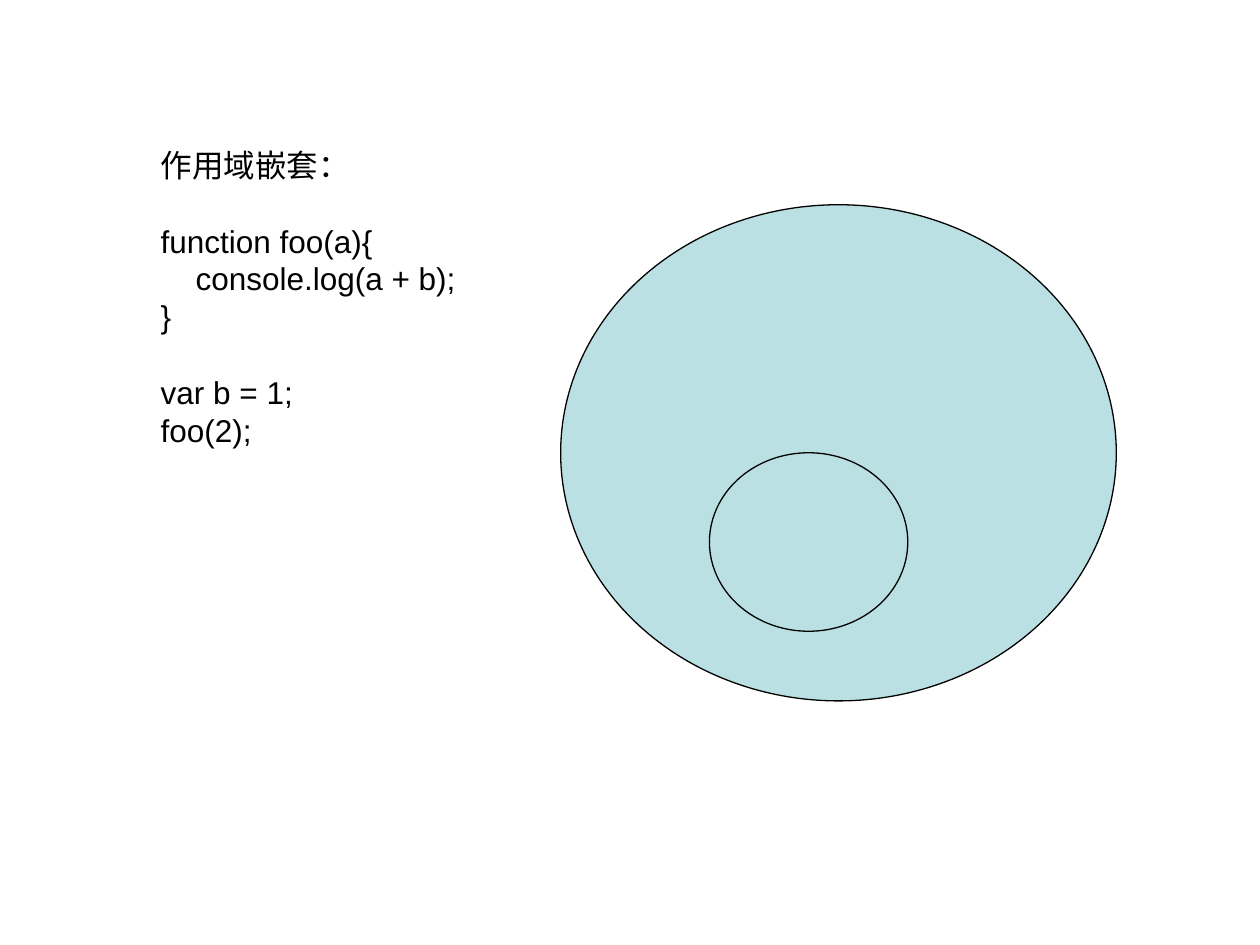
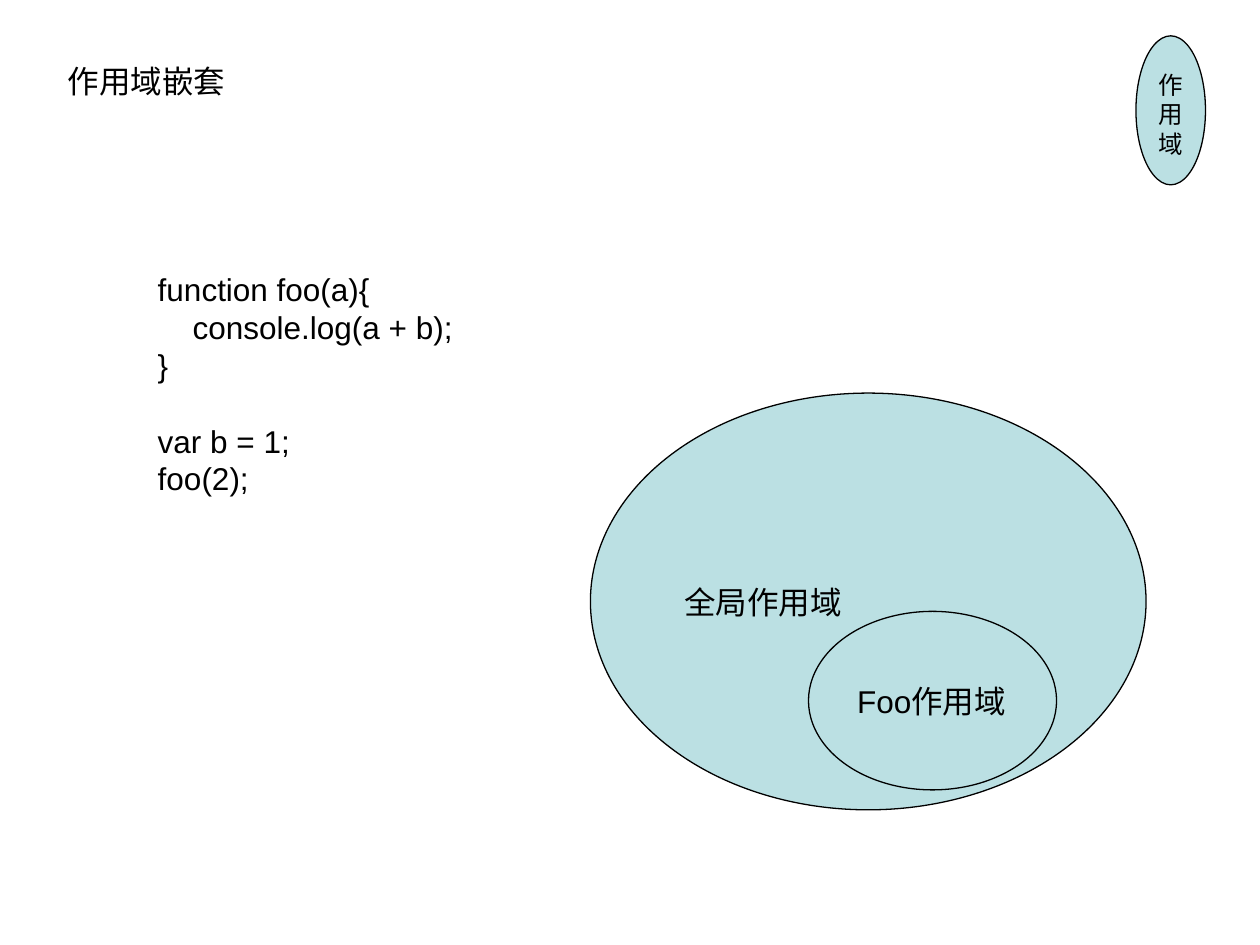
Before and after one commit to linfenpan/flamingo, a slide deck: slide 7 of share/脚本执行的3兄弟.ppt (slide 6 before the commit). Drawn at 1260x945 pixels with LibreOffice and Linux fonts; fonts in the diff are those of the drawing. Boxes give left, top, right and bottom in pixels: in the first picture for what was removed or moved away, otherwise in the second. Text is boxed around its words. In the diff, an @@ line names an element or a change of style, - is before the commit and + after.

```diff
--- a/share/脚本执行的3兄弟.ppt
+++ b/share/脚本执行的3兄弟.ppt
@@ ellipse added at [1137, 35, 1206, 184], fill #BBE0E3, outline #000000 0.74 pt, 14 pt, text #000000 @@
+作用域
@@ text added at [68, 66, 226, 96], 18 pt, text #000000 @@
+作用域嵌套
@@ text at [161, 150, 350, 180]: paragraph removed @@
-作用域嵌套：
@@ ellipse removed at [561, 205, 1116, 702] @@
@@ text "function foo(a){": place and size @@
-text "function foo(a){" at [161, 150, 456, 448]
+text "function foo(a){" at [158, 278, 453, 496]
@@ ellipse added at [591, 393, 1147, 810], fill #BBE0E3, outline #000000 0.74 pt, 18 pt, text #000000 @@
+全局作用域
@@ ellipse removed at [709, 452, 907, 631] @@
@@ ellipse added at [809, 611, 1057, 790], fill #BBE0E3, outline #000000 0.74 pt, 18 pt, text #000000 @@
+Foo作用域
```
Also in this commit, not shown: 8 other slides changed, 1 slide added, 5 slides removed, 23 other files.
